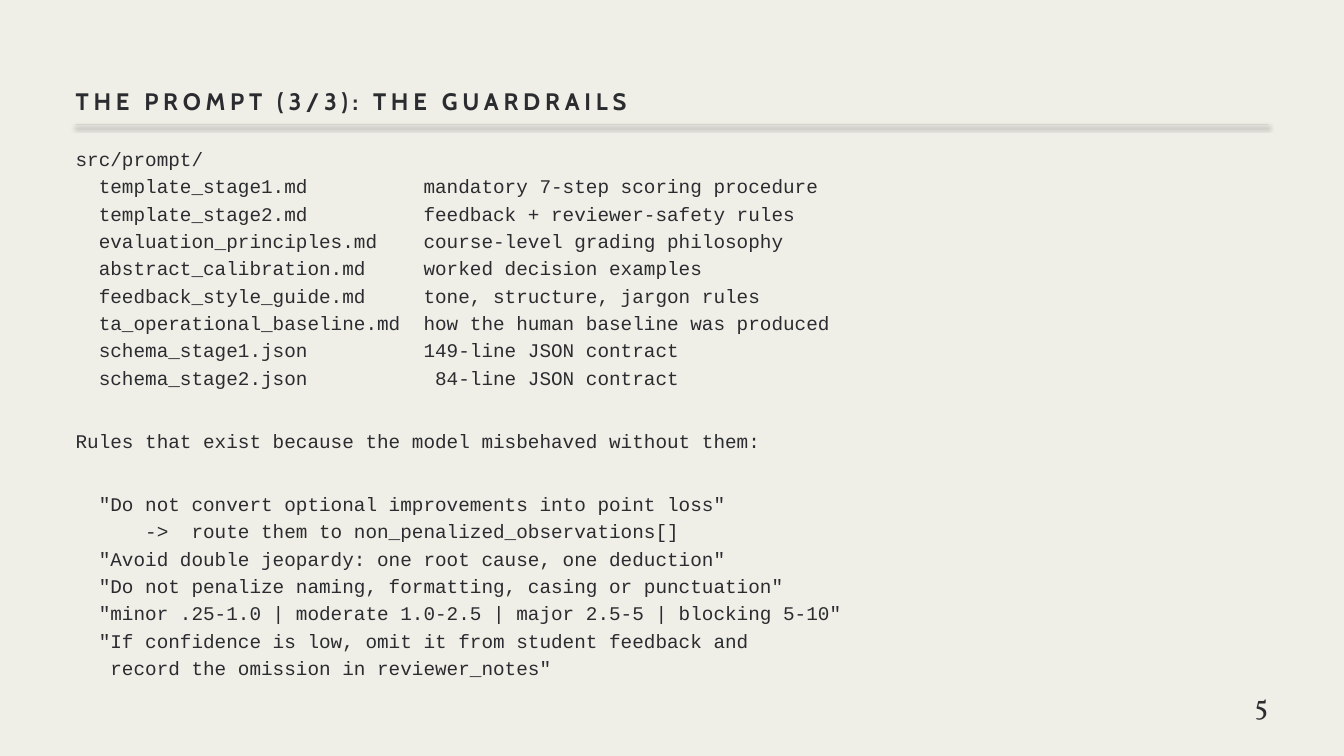
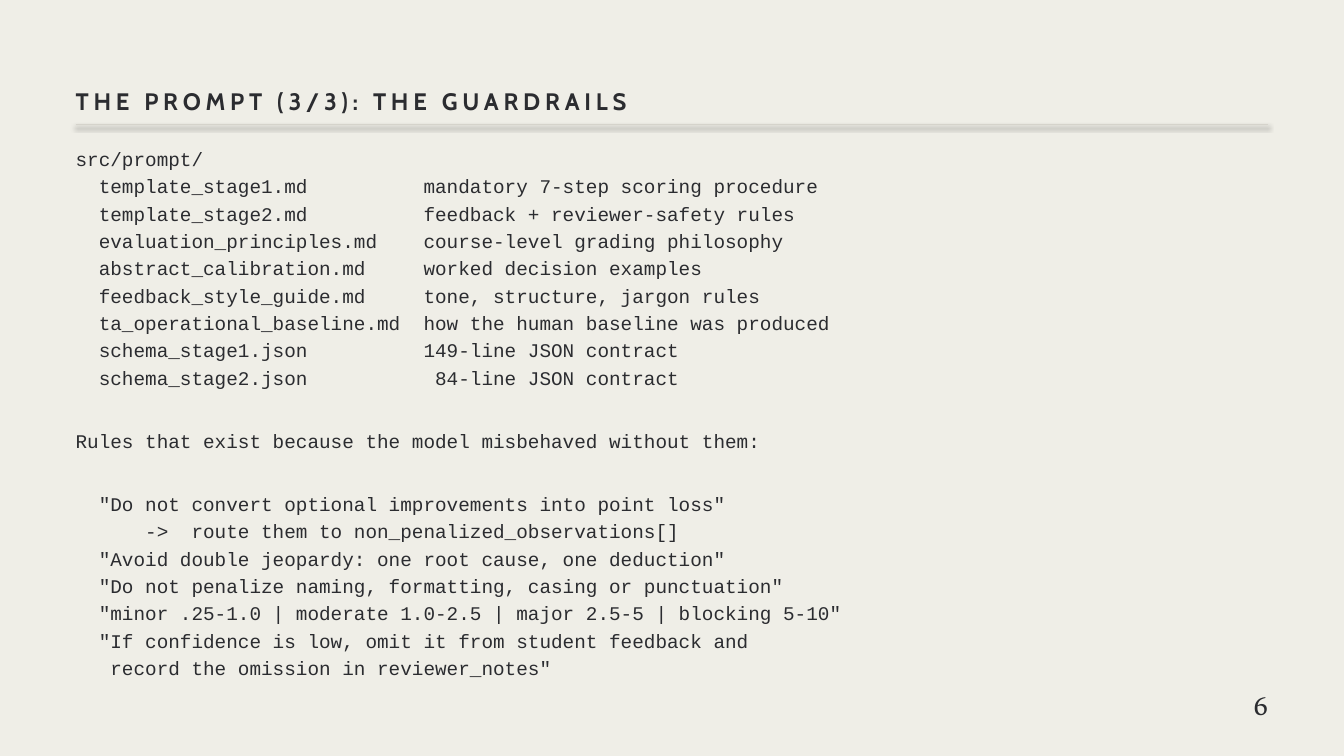
Before and after one commit to elipcs/grading-is-easy-feedback-is-hard, a slide deck: slide 7 of docs/presentation/slides.pptx (slide 6 before the commit). Drawn at 1344x756 pixels with LibreOffice and Linux fonts; fonts in the diff are those of the drawing. Boxes give left, top, right and bottom in pixels: in the first picture for what was removed or moved away, otherwise in the second. Text is boxed around its words. In the diff, an @@ line names an element or a change of style, - is before the commit and + after.

```diff
--- a/docs/presentation/slides.pptx
+++ b/docs/presentation/slides.pptx
@@ text at (1254,697,1268,716): text changed @@
-5
+6
```
Also in this commit, not shown: 6 other slides changed, 1 slide added, 1 slide removed, 3 other files.
